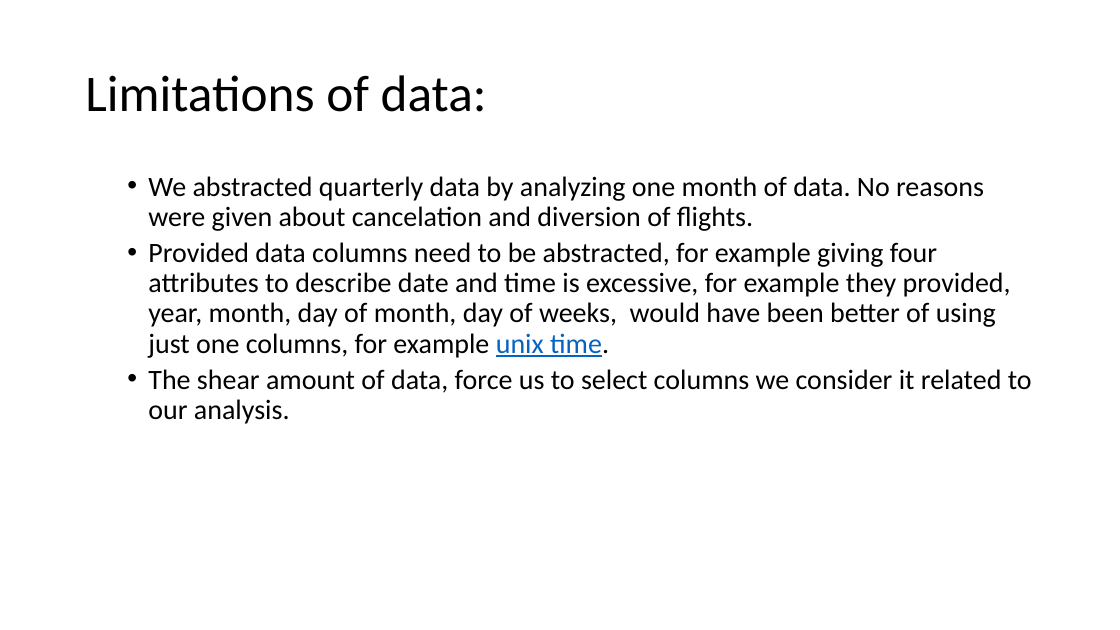
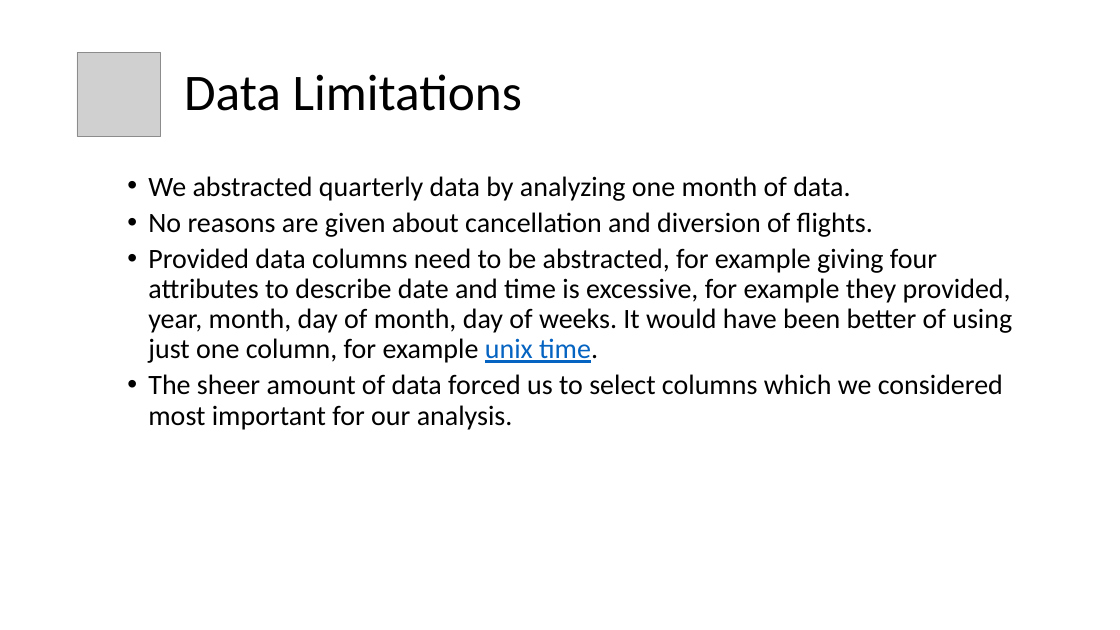
Before and after one commit to Randy0601/GroupProject, a slide deck: slide 22 of Ghassan-P/GroupProject-starbucks.pptx. Drawn at 1120x630 pixels with LibreOffice and Linux fonts; fonts in the diff are those of the drawing; grey boxes stand for pictures. Boxes give left, top, right and bottom in pixels: in the first picture for what was removed or moved away, otherwise in the second. Text is boxed around its words. In the diff, an @@ line names an element or a change of style, - is before the commit and + after.

```diff
--- a/Ghassan-P/GroupProject-starbucks.pptx
+++ b/Ghassan-P/GroupProject-starbucks.pptx
@@ picture added at (77, 52, 161, 136) @@
@@ title at (184, 74, 522, 111): text changed @@
-Limitations of data:
+Data Limitations
@@ text at (148, 176, 1012, 430): text changed @@
-  • We abstracted quarterly data by analyzing one month of data. No reasons were given about cancelation and diversion of flights.
-  • Provided data columns need to be abstracted, for example giving four attributes to describe date and time is excessive, for example they provided, year, month, day of month, day of weeks, would have been better of using just one columns, for example unix time.
-  • The shear amount of data, force us to select columns we consider it related to our analysis.
+  • We abstracted quarterly data by analyzing one month of data.
+  • No reasons are given about cancellation and diversion of flights.
+  • Provided data columns need to be abstracted, for example giving four attributes to describe date and time is excessive, for example they provided, year, month, day of month, day of weeks. It would have been better of using just one column, for example unix time.
+  • The sheer amount of data forced us to select columns which we considered most important for our analysis.
```
Also in this commit, not shown: 23 other slides changed, 1 slide added.
